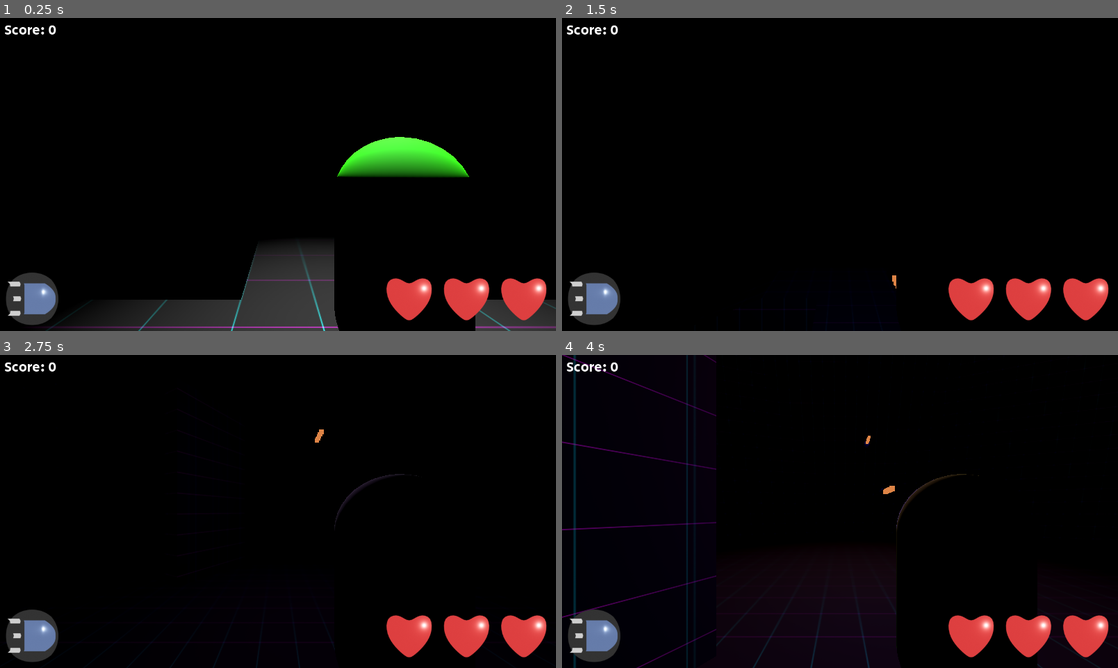
Above: before the commit, frames 1-4 (two rows, left to right).
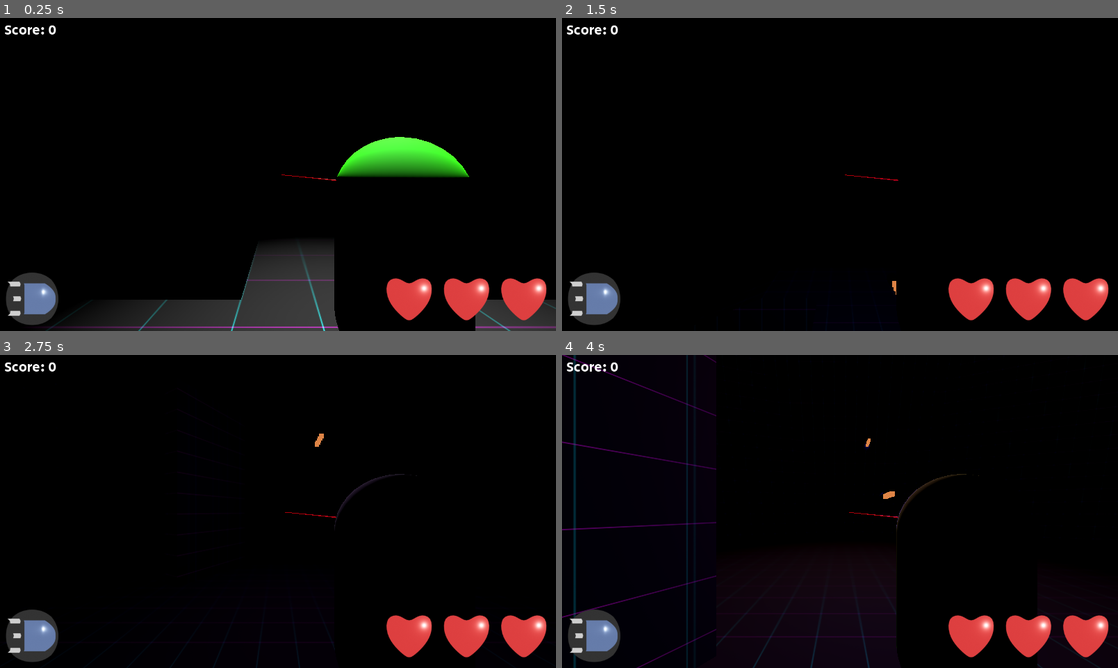
Above: after the commit, the same moments.

Repository: Sprotex/ludum-dare-54
Game: Godot game, scene res://level.tscn
Same seed, same stepped clock (60 frames per second), same inputs: the game is played once before the commit and once after it.
Inputs (mouse positions are in pixels of both pictures, inside the frame that each line leads up to):
- Up to frame 1 (0.25 s): no input
- Up to frame 2 (1.5 s): tap Enter at 0.5 s; move the mouse to (867, 174) at 0.52 s; hold W (move_forward) from 0.53 s (still down); click (867, 174) at 0.67 s; tap Space (jump) at 0.77 s; move the mouse to (812, 174) at 1.27 s
- Up to frame 3 (2.75 s): keep holding W (move_forward); tap Space (jump) at 1.52 s; move the mouse to (289, 505) at 2.02 s
- Up to frame 4 (4 s): keep holding W (move_forward); move the mouse to (834, 517) at 2.77 s; click (834, 517) at 2.92 s; tap Space (jump) at 3.02, 3.77 s; move the mouse to (878, 514) at 3.52 s

The runs differ from the first frame. In frame 1, less than 0.1% of the frame differs, in the area x 50-61%, y 50-52%; in frame 2, less than 0.1%; in frame 3, less than 0.1%; in frame 4, 0.1%, in the area x 51-67%, y 25-52%.

Commit message:
fix laser sight and bullet spawning

Diff:
--- a/character/character.tscn
+++ b/character/character.tscn
@@ -154,7 +154,7 @@
 skeleton = NodePath("")
 
 [node name="Firepoint" type="Marker3D" parent="MeshInstance3D2"]
-transform = Transform3D(1, 0, 0, 0, 1, 0, 0, 0, 1, 0, 0.086579, -0.537678)
+transform = Transform3D(1, 0, 0, 0, 1, 0, 0, 0, 1, 0, -0.0134211, -0.537678)
 
 [node name="CollisionShape3D" type="CollisionShape3D" parent="."]
 transform = Transform3D(1, 0, 0, 0, 1, 0, 0, 0, 1, 0, 1, 0)
--- a/character/player/copy_x_rotation.gd
+++ b/character/player/copy_x_rotation.gd
@@ -2,5 +2,6 @@
 
 @export var rotation_source: Node3D
 
-func _process(_delta):
-  global_rotation.x = rotation_source.global_rotation.x
+
+func _process(_delta) -> void:
+  (func(): global_rotation.x = rotation_source.global_rotation.x).call_deferred()
--- a/character/player/player.tscn
+++ b/character/player/player.tscn
@@ -9,8 +9,12 @@
 [ext_resource type="Material" uid="uid://cyqolvaksjvwp" path="res://character/enemy/enemy_material.tres" id="3_wu0wv"]
 [ext_resource type="Script" path="res://character/player/player_broadcaster.gd" id="5_s5e6c"]
 
-[sub_resource type="BoxMesh" id="BoxMesh_djh3w"]
-size = Vector3(0.01, 0.01, 50)
+[sub_resource type="CylinderMesh" id="CylinderMesh_dt16f"]
+top_radius = 0.01
+bottom_radius = 0.1
+height = 50.0
+radial_segments = 4
+rings = 1
 
 [node name="Player" instance=ExtResource("1_t25yq")]
 type = 1
@@ -29,9 +33,9 @@
 rotation_source = NodePath("../../../CameraRig/Camera3D")
 
 [node name="MeshInstance3D" type="MeshInstance3D" parent="MeshInstance3D2/Firepoint/LaserRig" index="0"]
-transform = Transform3D(1, 0, 0, 0, 1, 0, 0, 0, 1, 0, 0, -24.99)
+transform = Transform3D(0.707107, -3.09086e-08, -0.707107, -0.707107, -3.09086e-08, -0.707107, 0, 1, -4.37114e-08, 0, 0, -24.99)
 material_override = ExtResource("3_wu0wv")
-mesh = SubResource("BoxMesh_djh3w")
+mesh = SubResource("CylinderMesh_dt16f")
 skeleton = NodePath("../..")
 
 [node name="Weapon" parent="." index="3" node_paths=PackedStringArray("inputs", "firepoint_direction")]
